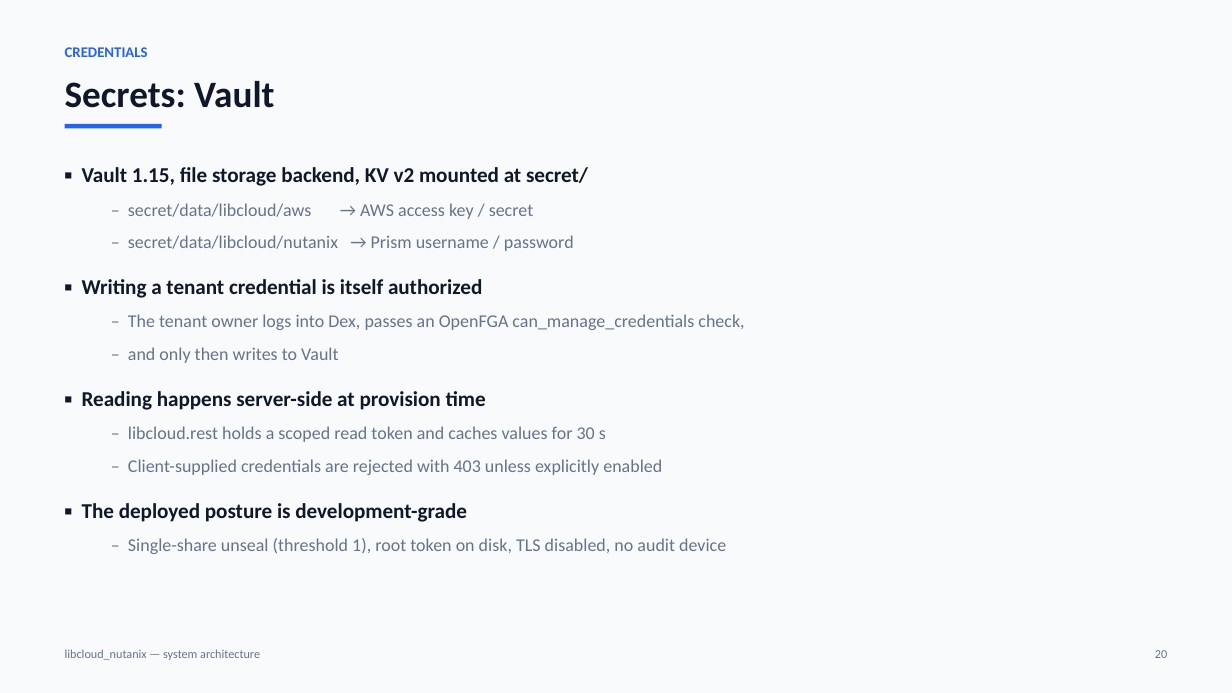
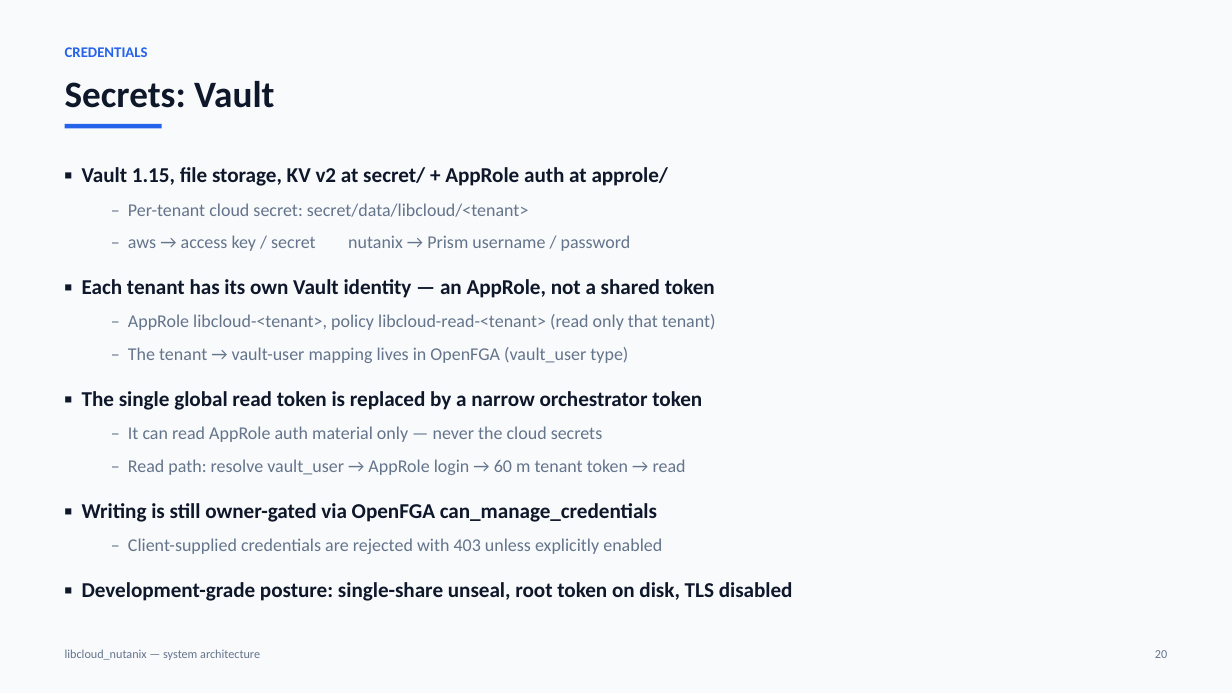
Before and after one commit to tthtlc/cloudweave-dev, a slide deck: slide 20 of presentation/libcloud_nutanix_system_overview.pptx. Drawn at 1232x693 pixels with LibreOffice and Linux fonts; fonts in the diff are those of the drawing. Boxes give left, top, right and bottom in pixels: in the first picture for what was removed or moved away, otherwise in the second. Text is boxed around its words. In the diff, an @@ line names an element or a change of style, - is before the commit and + after.

```diff
--- a/presentation/libcloud_nutanix_system_overview.pptx
+++ b/presentation/libcloud_nutanix_system_overview.pptx
@@ text at box(82, 167, 716, 522): text changed @@
-▪ Vault 1.15, file storage backend, KV v2 mounted at secret/
-  – secret/data/libcloud/aws → AWS access key / secret
-  – secret/data/libcloud/nutanix → Prism username / password
-▪ Writing a tenant credential is itself authorized
-  – The tenant owner logs into Dex, passes an OpenFGA can_manage_credentials check,
-  – and only then writes to Vault
-▪ Reading happens server-side at provision time
-  – libcloud.rest holds a scoped read token and caches values for 30 s
+▪ Vault 1.15, file storage, KV v2 at secret/ + AppRole auth at approle/
+  – Per-tenant cloud secret: secret/data/libcloud/<tenant>
+  – aws → access key / secret nutanix → Prism username / password
+▪ Each tenant has its own Vault identity — an AppRole, not a shared token
+  – AppRole libcloud-<tenant>, policy libcloud-read-<tenant> (read only that tenant)
+  – The tenant → vault-user mapping lives in OpenFGA (vault_user type)
+▪ The single global read token is replaced by a narrow orchestrator token
+  – It can read AppRole auth material only — never the cloud secrets
+  – Read path: resolve vault_user → AppRole login → 60 m tenant token → read
+▪ Writing is still owner-gated via OpenFGA can_manage_credentials
@@ text at box(82, 582, 793, 601): text changed; size 14 to 16.5 pt; text colour #64748B to #0F172A; bold on @@
-▪ The deployed posture is development-grade
-  – Single-share unseal (threshold 1), root token on disk, TLS disabled, no audit device
+▪ Development-grade posture: single-share unseal, root token on disk, TLS disabled
```
Also in this commit, not shown: 3 other slides changed, 15 other files.
